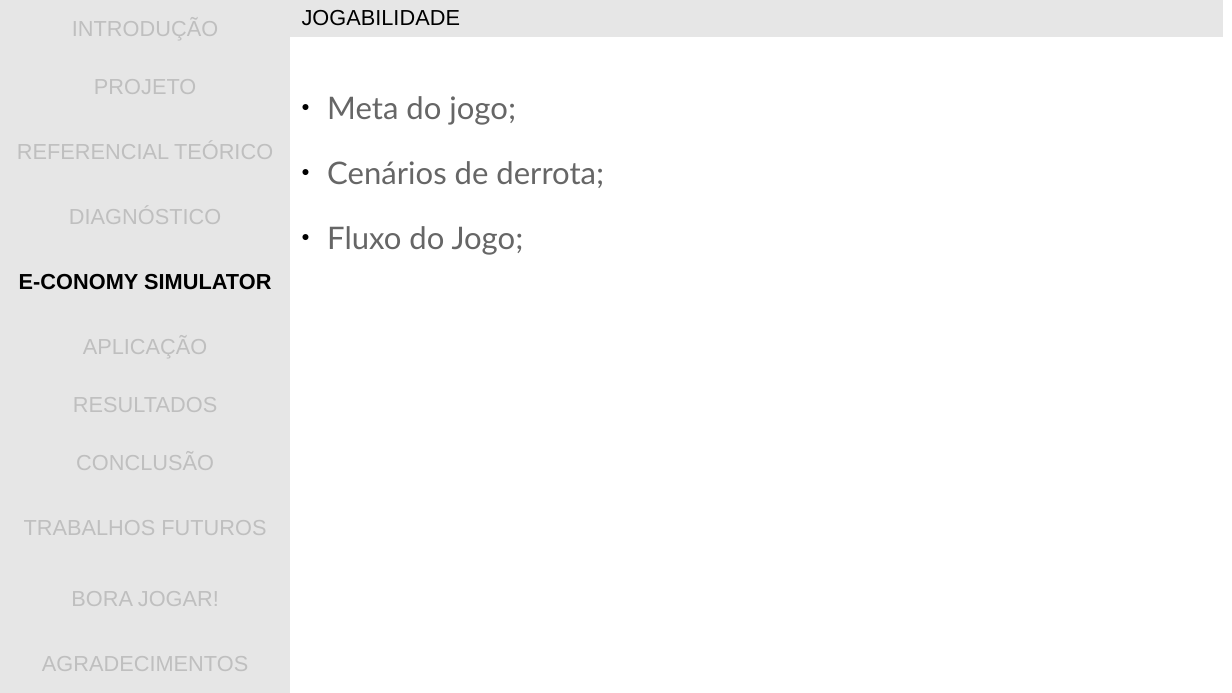
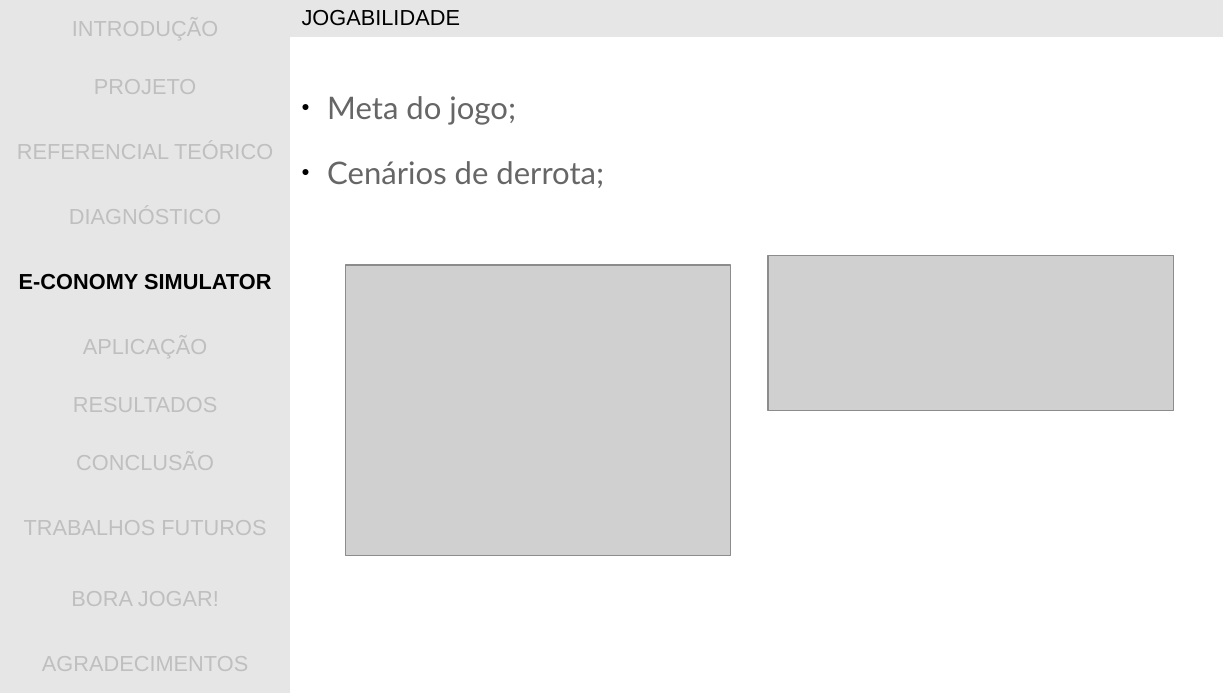
Before and after one commit to gwathsule/e-conomy-simulator, a slide deck: slide 19 of documentacao/apresentacao_tcc.ppt (slide 18 before the commit). Drawn at 1232x693 pixels with LibreOffice and Linux fonts; fonts in the diff are those of the drawing; grey boxes stand for pictures; background and template pictures are left out. Boxes give left, top, right and bottom in pixels: in the first picture for what was removed or moved away, otherwise in the second. Text is boxed around its words. In the diff, an @@ line names an element or a change of style, - is before the commit and + after.

```diff
--- a/documentacao/apresentacao_tcc.ppt
+++ b/documentacao/apresentacao_tcc.ppt
@@ text at [327,226,524,255]: paragraph removed @@
-● Fluxo do Jogo;
@@ picture added at [345,265,731,556] @@
@@ picture added at [768,255,1174,410] @@
```
Also in this commit, not shown: 9 other slides changed, 2 slides added, 1 other file.
